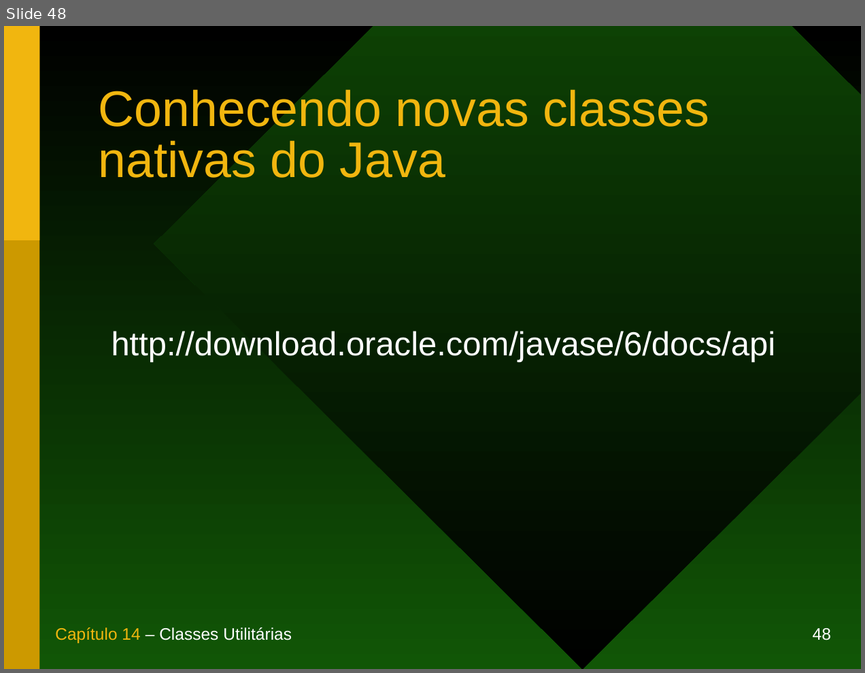
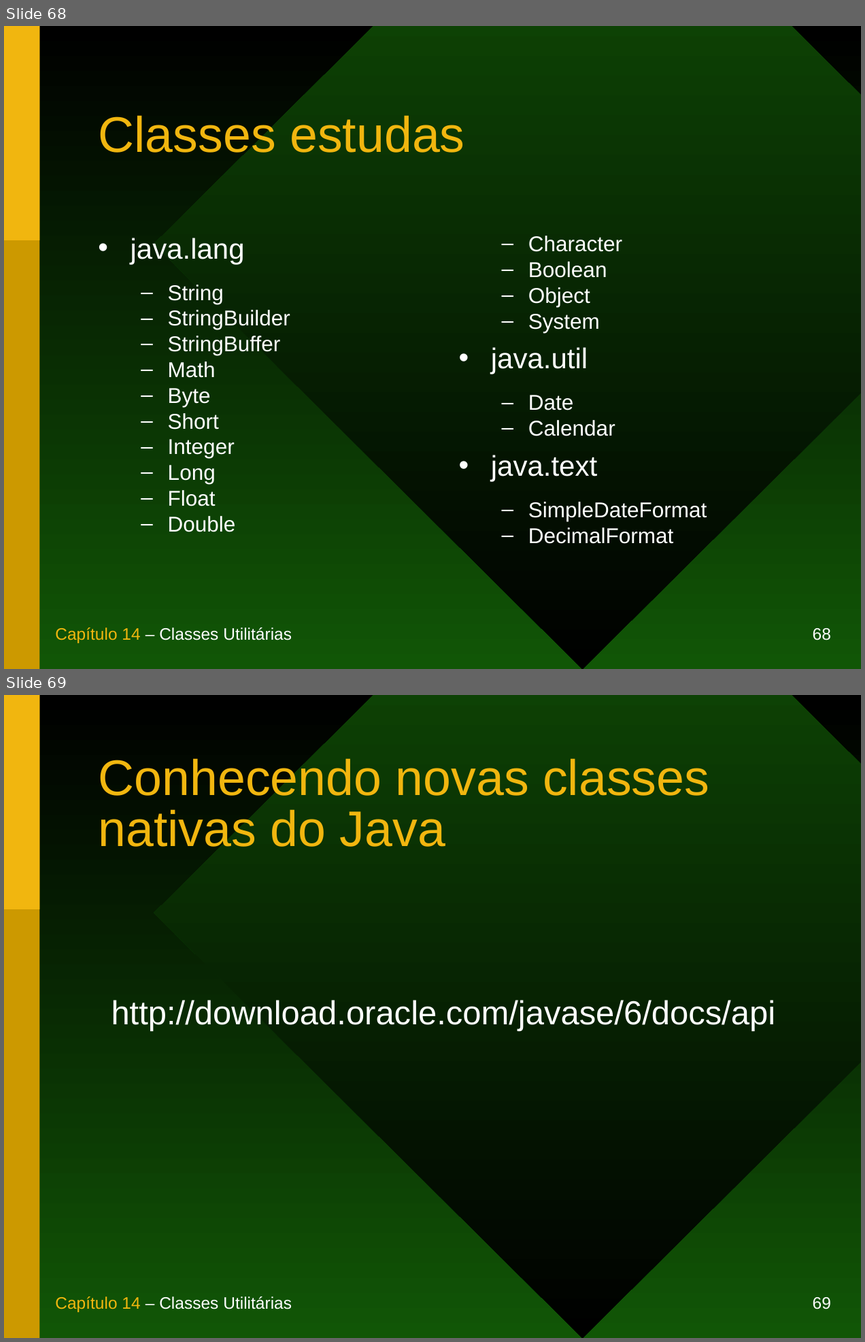
Before and after one commit to duchesqui/slzvieira-training, a slide deck: 1-Java-Programmer-Modulo-I/14.Capitulo14.ppt. Shown one above the other, each under a label of ours: slide 48 before the commit, slides 68 and 69 after it. The pictures are 865x673 and 865x1342 pixels, drawn with LibreOffice and Linux fonts; fonts in the diff are those of the drawing. Boxes give left, top, right and bottom in pixels: in the first picture for what was removed or moved away, otherwise in the second. Text is boxed around its words. In the diff, an @@ line names an element or a change of style, - is before the commit and + after.

```diff
--- a/1-Java-Programmer-Modulo-I/14.Capitulo14.ppt
+++ b/1-Java-Programmer-Modulo-I/14.Capitulo14.ppt
@@ slide 68 added at <box>4,26,861,669</box>, background gradient #000000 to #115606; not listed: 5 template elements that a slide beside it also shows @@
@@ title added at <box>99,115,464,152</box>, 42 pt, text #F1B60F @@
+Classes estudas
@@ text added at <box>130,237,290,532</box>, 18 pt, text #FFFFFF @@
+• java.lang
+  – String
+  – StringBuilder
+  – StringBuffer
+  – Math
+  – Byte
+  – Short
+  – Integer
+  – Long
+  – Float
+  – Double
@@ text added at <box>491,235,706,543</box>, 18 pt, text #FFFFFF @@
+  – Character
+  – Boolean
+  – Object
+  – System
+• java.util
+  – Date
+  – Calendar
+• java.text
+  – SimpleDateFormat
+  – DecimalFormat
@@ what was slide 48 is now slide 69 @@
@@ page number at <box>813,1297,831,1309</box>: text changed @@
-48
+69
```
Also in this commit, not shown: 2 slides changed, 20 other slides added.
